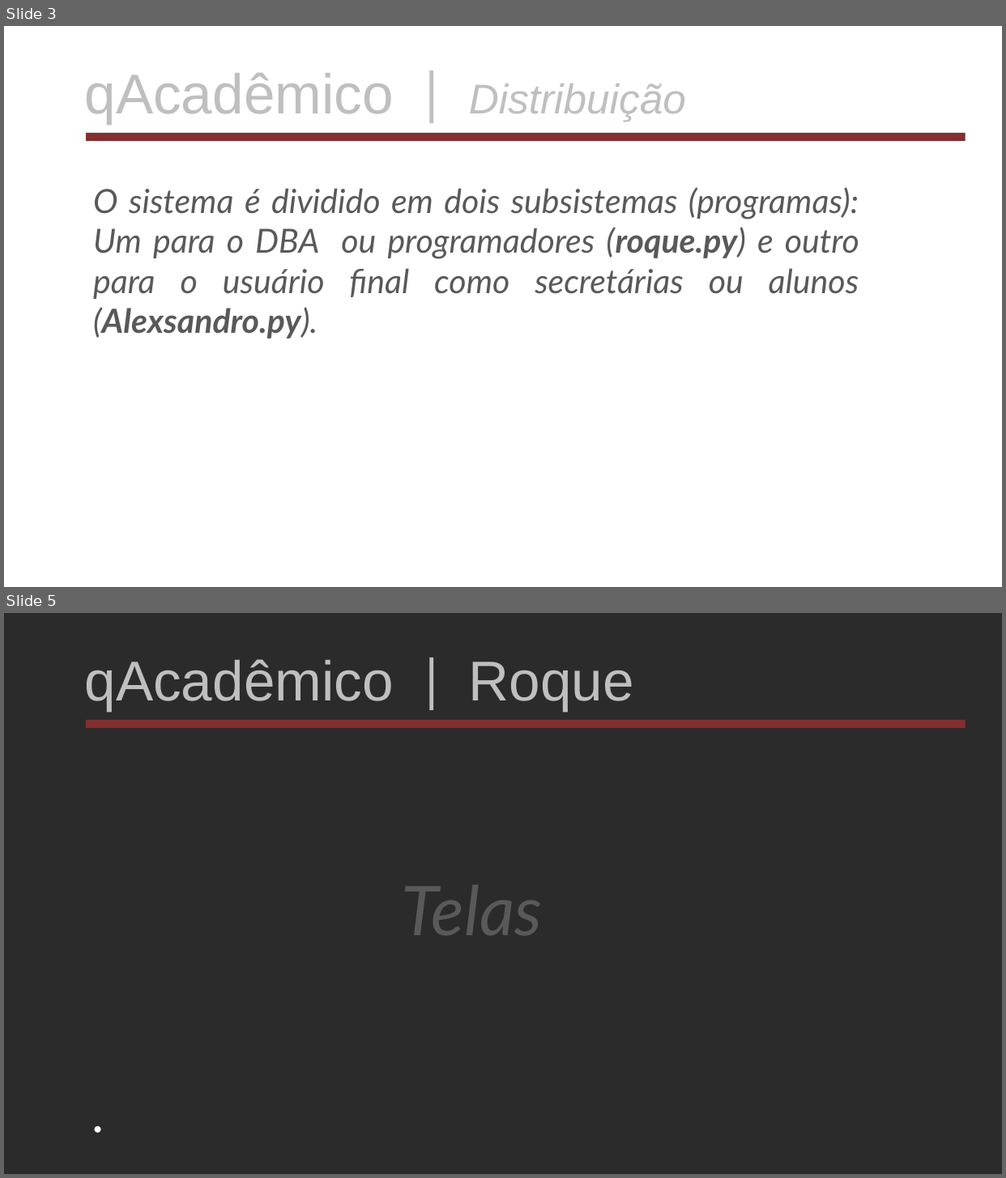
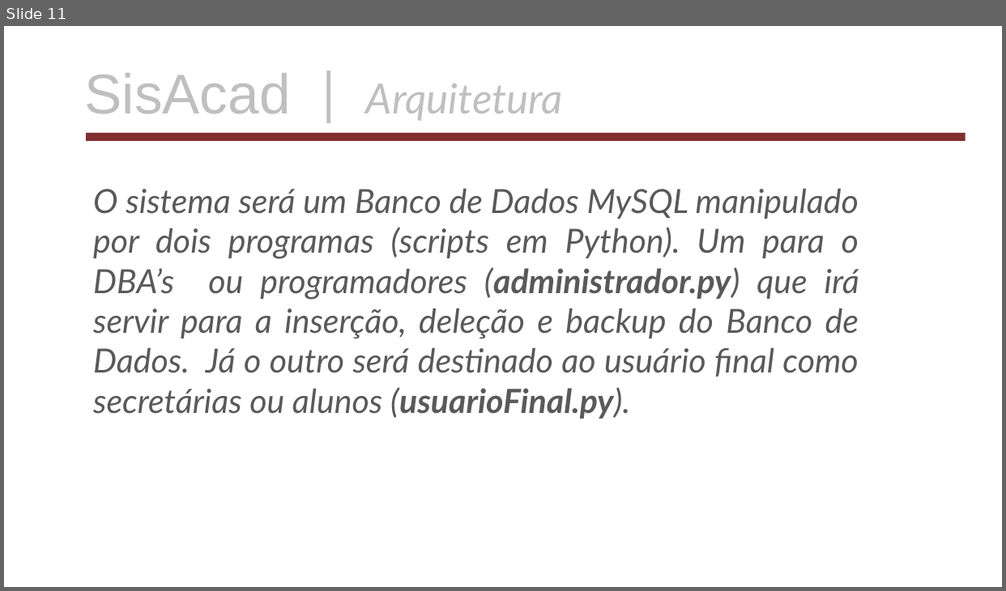
Before and after one commit to AlexsandroMatias2017/MeuBancoDeDados, a slide deck: apresentacaoDoProjeto.odp. Shown one above the other, each under a label of ours: slides 3 and 5 before the commit, slide 11 after it; the slides between them are not shown. The pictures are 1006x1178 and 1006x591 pixels, drawn with LibreOffice and Linux fonts; fonts in the diff are those of the drawing; background and template pictures are left out; a plain dark background stands for a picture behind light text. Boxes give left, top, right and bottom in pixels: in the first picture for what was removed or moved away, otherwise in the second. Text is boxed around its words. In the diff, an @@ line names an element or a change of style, - is before the commit and + after.

```diff
--- a/apresentacaoDoProjeto.odp
+++ b/apresentacaoDoProjeto.odp
@@ slide 5 removed at (x1=4, y1=613, x2=1002, y2=1174), background picture (left out) @@
@@ text removed at (x1=85, y1=659, x2=634, y2=711) @@
-qAcadêmico | Roque
@@ rectangle removed at (x1=86, y1=720, x2=965, y2=728) @@
@@ text removed at (x1=402, y1=885, x2=543, y2=935) @@
-Telas
@@ what was slide 3 is now slide 11 @@
@@ slide 11 changed as well @@
@@ text at (x1=85, y1=73, x2=563, y2=121): text changed; font Arial to Lato @@
-qAcadêmico | Distribuição
+SisAcad | Arquitetura
@@ text at (x1=93, y1=188, x2=859, y2=419): text changed @@
-O sistema é dividido em dois subsistemas (programas): Um para o DBA ou programadores (roque.py) e outro para o usuário final como secretárias ou alunos (Alexsandro.py).
+O sistema será um Banco de Dados MySQL manipulado por dois programas (scripts em Python). Um para o DBA’s ou programadores (administrador.py) que irá servir para a inserção, deleção e backup do Banco de Dados. Já o outro será destinado ao usuário final como secretárias ou alunos (usuarioFinal.py).
```
Also in this commit, not shown: 18 other slides changed, 11 slides added, 2 other slides removed, 9 other files.
